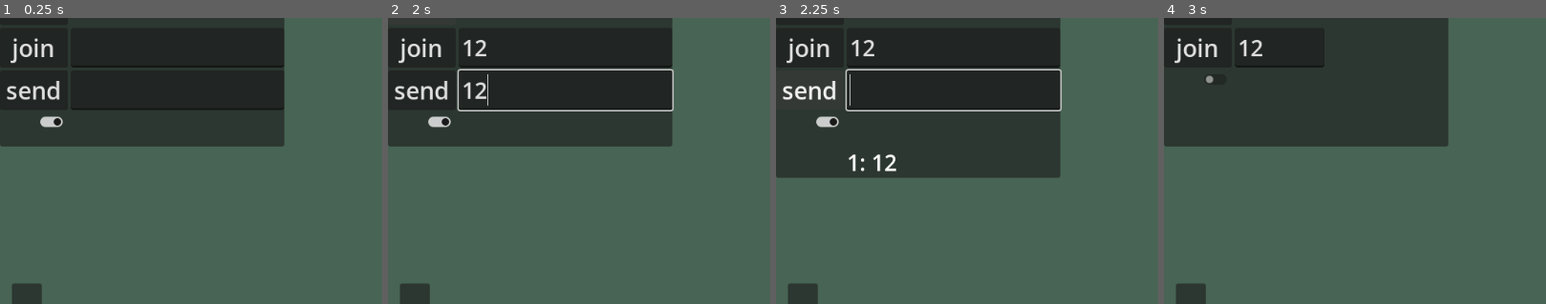
Above: before the commit, frames 1-4 (left to right).
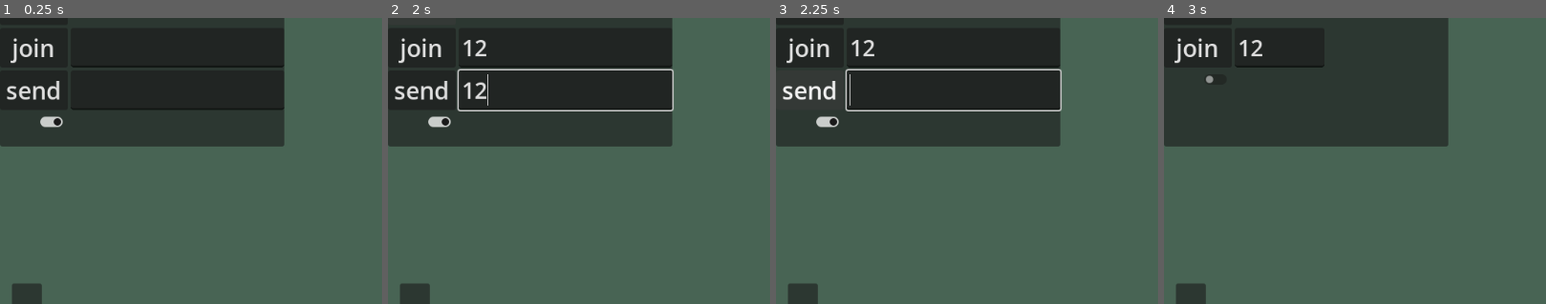
Above: after the commit, the same moments.

Repository: JosePedroDias/godot-peer-mp-with-tube
Game: Godot game, scene res://scenes/main.tscn
The game is run twice, just before and just after one commit, with the same random seed, the same clock (stepped at 60 frames per second) and the same inputs.
Inputs (mouse positions are % of the whole screen's width and height, from its top left):
- Up to frame 1 (0.25 s): no input
- Up to frame 2 (2 s): click (23, 11) at 0.52 s; type "12" at 0.6 s; click (23, 18) at 0.75 s; type "12" at 0.83 s; click "serve" at 1.25 s
- Up to frame 3 (2.25 s): click "send" at 2 s
- Up to frame 4 (3 s): click (4, 24) at 2.75 s
The pictures show only the part of the screen within x 0-50%, y 6-56%; the shares and areas given below are measured in that part.

Frames 1-2 are identical in both runs. In frame 3, 8.2% of the frame differs, in the area x 0-75%, y 44-56%; in frame 4, nothing differs.

Commit message:
fix dark bg

Diff:
--- a/scenes/net_overlay.tscn
+++ b/scenes/net_overlay.tscn
@@ -9,6 +9,7 @@
 anchor_bottom = 1.0
 grow_horizontal = 2
 grow_vertical = 2
+mouse_filter = 2
 script = ExtResource("1_hsk5u")
 
 [node name="PanelContainer" type="PanelContainer" parent="."]
